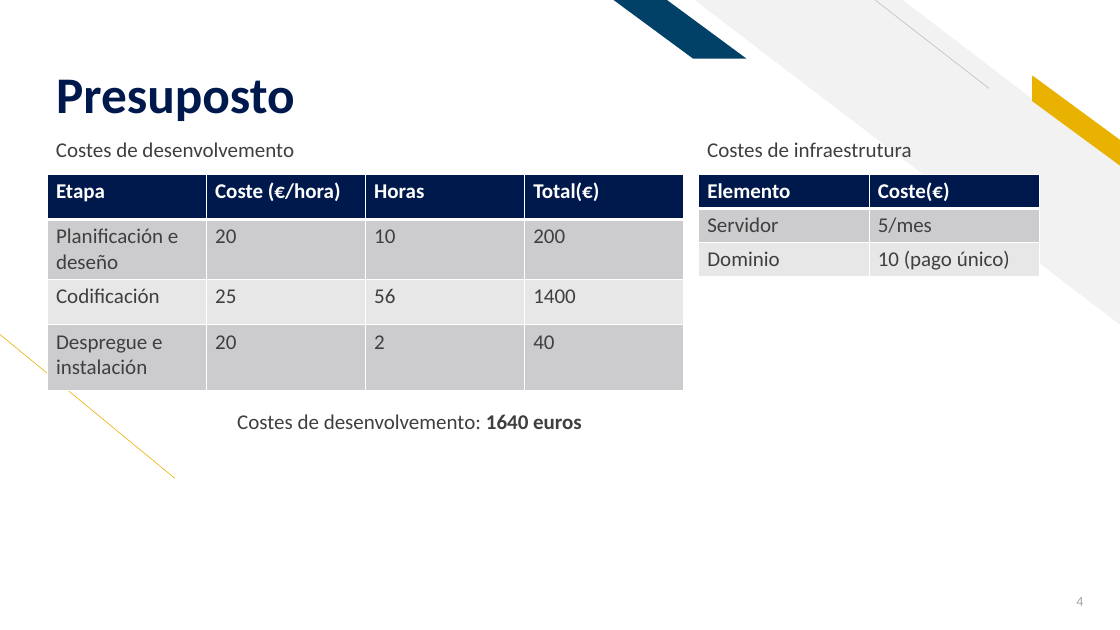
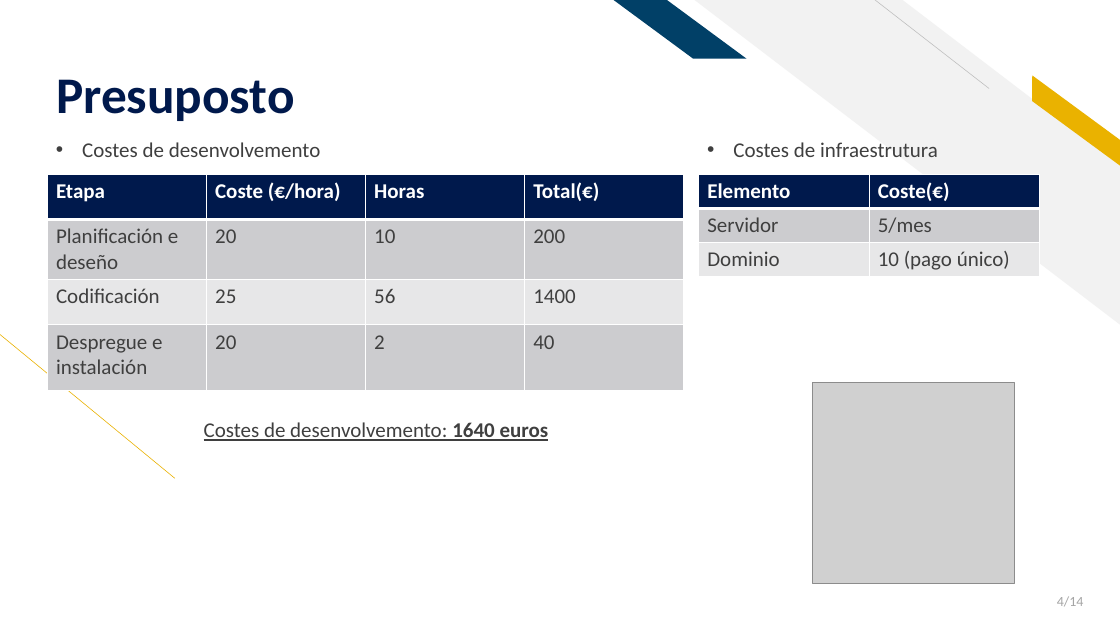
Before and after one commit to dbb-01/CanastraApp, a slide deck: slide 4 of Proxecto.pptx. Drawn at 1120x630 pixels with LibreOffice and Linux fonts; fonts in the diff are those of the drawing; grey boxes stand for pictures. Boxes give left, top, right and bottom in pixels: in the first picture for what was removed or moved away, otherwise in the second. Text is boxed around its words. In the diff, an @@ line names an element or a change of style, - is before the commit and + after.

```diff
--- a/Proxecto.pptx
+++ b/Proxecto.pptx
@@ text "Costes de desenvolvemento" at <box>82,142,321,157</box>: bullet none to • @@
@@ text "Costes de infraestrutura" at <box>733,142,938,157</box>: bullet none to • @@
@@ picture added at <box>813,383,1015,585</box> @@
@@ text "Costes de desenvolvemento: 1640 euros": place and size @@
-text "Costes de desenvolvemento: 1640 euros" at <box>237,414,582,429</box>
+text "Costes de desenvolvemento: 1640 euros" at <box>204,422,549,441</box>
@@ text "Costes de desenvolvemento: 1640 euros" at <box>204,422,549,441</box>: underline on @@
@@ page number at <box>1057,596,1084,606</box>: text changed @@
-4
+4/14
```
Also in this commit, not shown: 11 other slides changed, 2 slides added, 1 slide removed.
